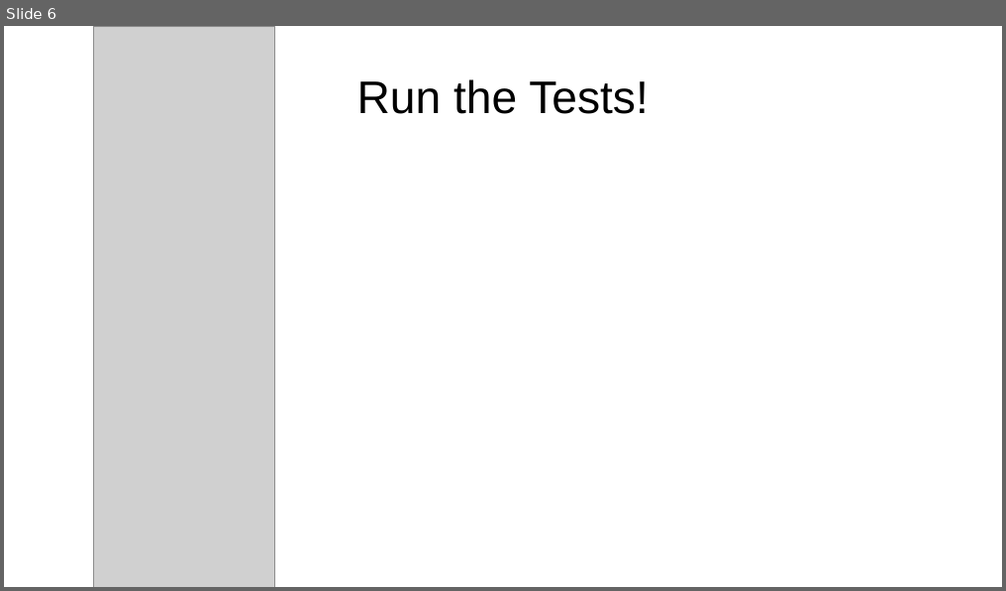
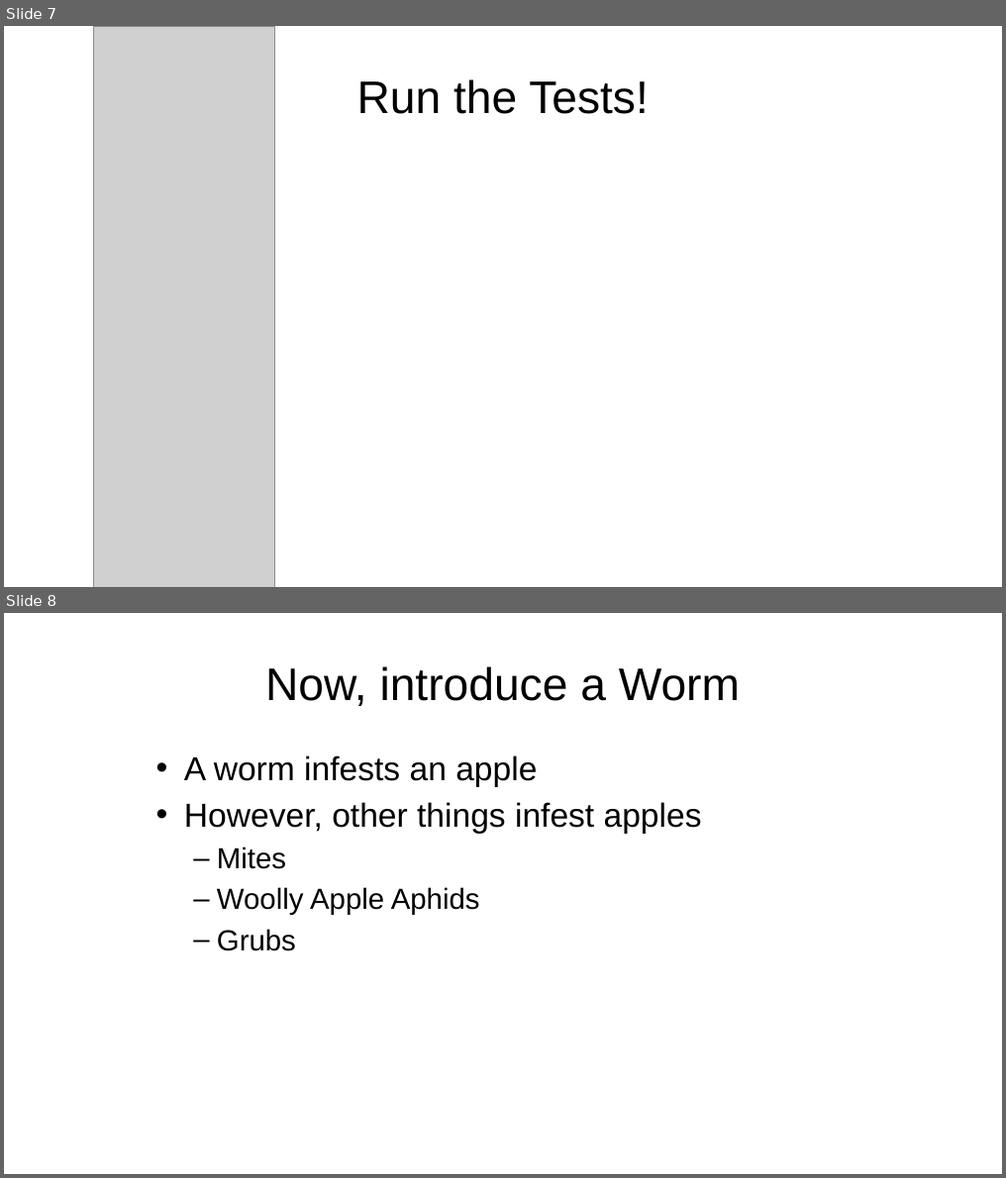
Before and after one commit to nicomp42/UnitTestProject, a slide deck: UnitTestProject.pptx. Shown one above the other, each under a label of ours: slide 6 before the commit, slides 7 and 8 after it. The pictures are 1006x591 and 1006x1178 pixels, drawn with LibreOffice and Linux fonts; fonts in the diff are those of the drawing; grey boxes stand for pictures; background and template pictures are left out. Boxes give left, top, right and bottom in pixels: in the first picture for what was removed or moved away, otherwise in the second. Text is boxed around its words. In the diff, an @@ line names an element or a change of style, - is before the commit and + after.

```diff
--- a/UnitTestProject.pptx
+++ b/UnitTestProject.pptx
@@ slide 8 added at <box>4,613,1002,1174</box>, background picture (left out) @@
@@ title added at <box>265,666,740,706</box>, 44 pt, text #000000 @@
+Now, introduce a Worm
@@ text added at <box>184,756,702,952</box>, 32 pt, text #000000 @@
+• A worm infests an apple
+• However, other things infest apples
+  – Mites
+  – Woolly Apple Aphids
+  – Grubs
@@ what was slide 6 is now slide 7 @@
```
Also in this commit, not shown: 6 other slides added, 4 other files.
